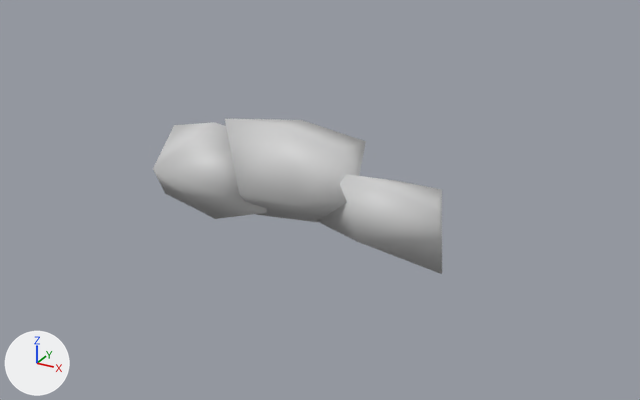
A saved change to the glTF model models/stoneWallSegment.glb.
Camera for both pictures: a camera (50 mm lens) standing at (2.66, -4.54, 2.1) and looking at (0.19, -0.06, -0.15). Every picture has the same lights, and +X, +Y and +Z are marked at lower left. Where no turn or scale is listed for an object, it has been applied to the vertices. Vertices at the same position are counted once.

The first picture shows 'stoneWallSegment'.
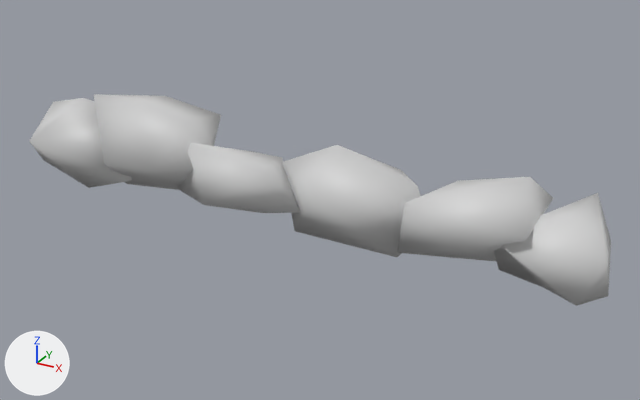
Where the change shows, as pixel boxes [x1, y1, x2, y2] in the pictures (640 x 400 px; the box of a moved part takes in the faces that stretch with it):
'stoneWallSegment', reshaped, moved (101% wider, 37% taller): before [153, 119, 442, 274]; after [29, 94, 611, 306]
part 1 of me_cube_021, moved or reshaped: before [153, 169, 215, 219]; after [29, 141, 86, 186]
part 2 of me_cube_021, built on: before [357, 192, 442, 274]; after [204, 145, 611, 306]

The change in detail:
me_cube_021 is used by ob_stonewallsegment; location (1.193, -0.126, -0.053).
Verts and faces of me_cube_021; kept vertices keep their numbers, new ones are numbered from 28.
Before the commit, vertices of me_cube_021: 0 (-2.14, -0.04, -0.24) at pixel (165, 193).
me_cube_021 had 28 vertices, 44 faces and spanned x -2.14..-0.08, y -0.27..0.31, z -0.3..0.42.
me_cube_021 now has 55 vertices, 86 faces and spans x -2.18..1.91, y -0.27..0.31, z -0.3..0.42.
Part 1, on me_cube_021:
Vertex 0 moves to (-2.18, -0.04, -0.21), pixel (43, 159).
Part 2, on me_cube_021:
1 vertex moves from x -0.08, y -0.14, z -0.28 to x 0.07, y -0.14, z -0.1.
27 vertices are added at x -0.17..1.91, y -0.27..0.29, z -0.3..0.35.
42 new faces join them.
Object 'stoneWallSegment' (ob_stonewallsegment) moves from (1.193, -0.126, -0.053) to (0.104, -0.126, -0.053).
